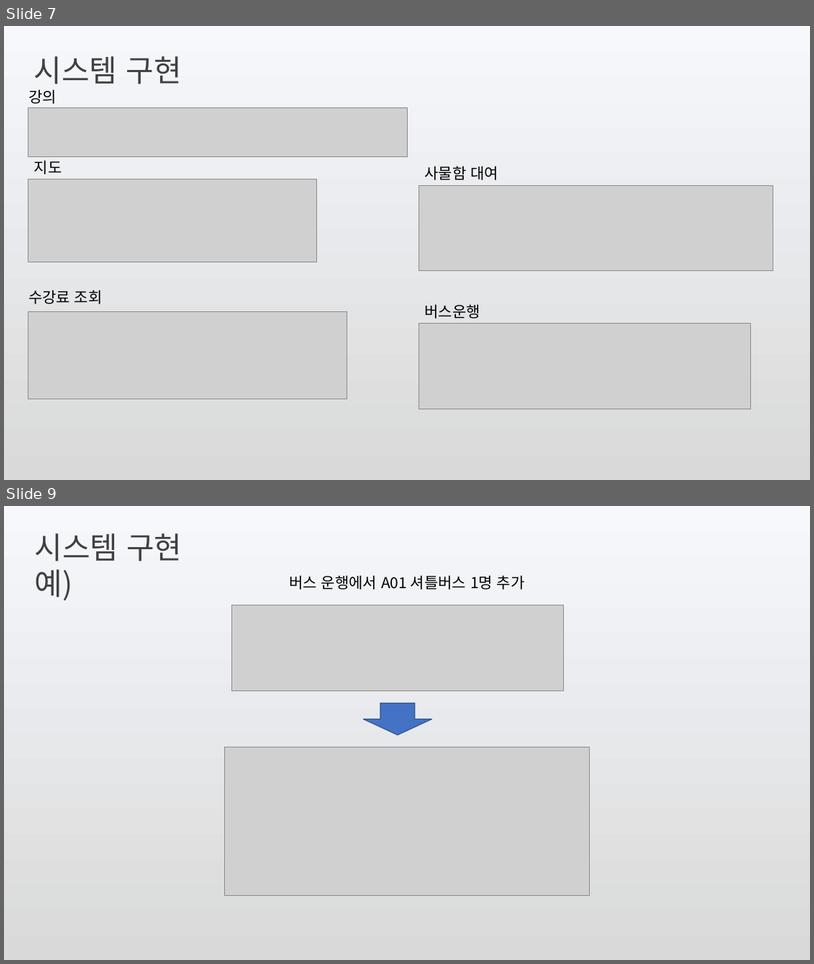
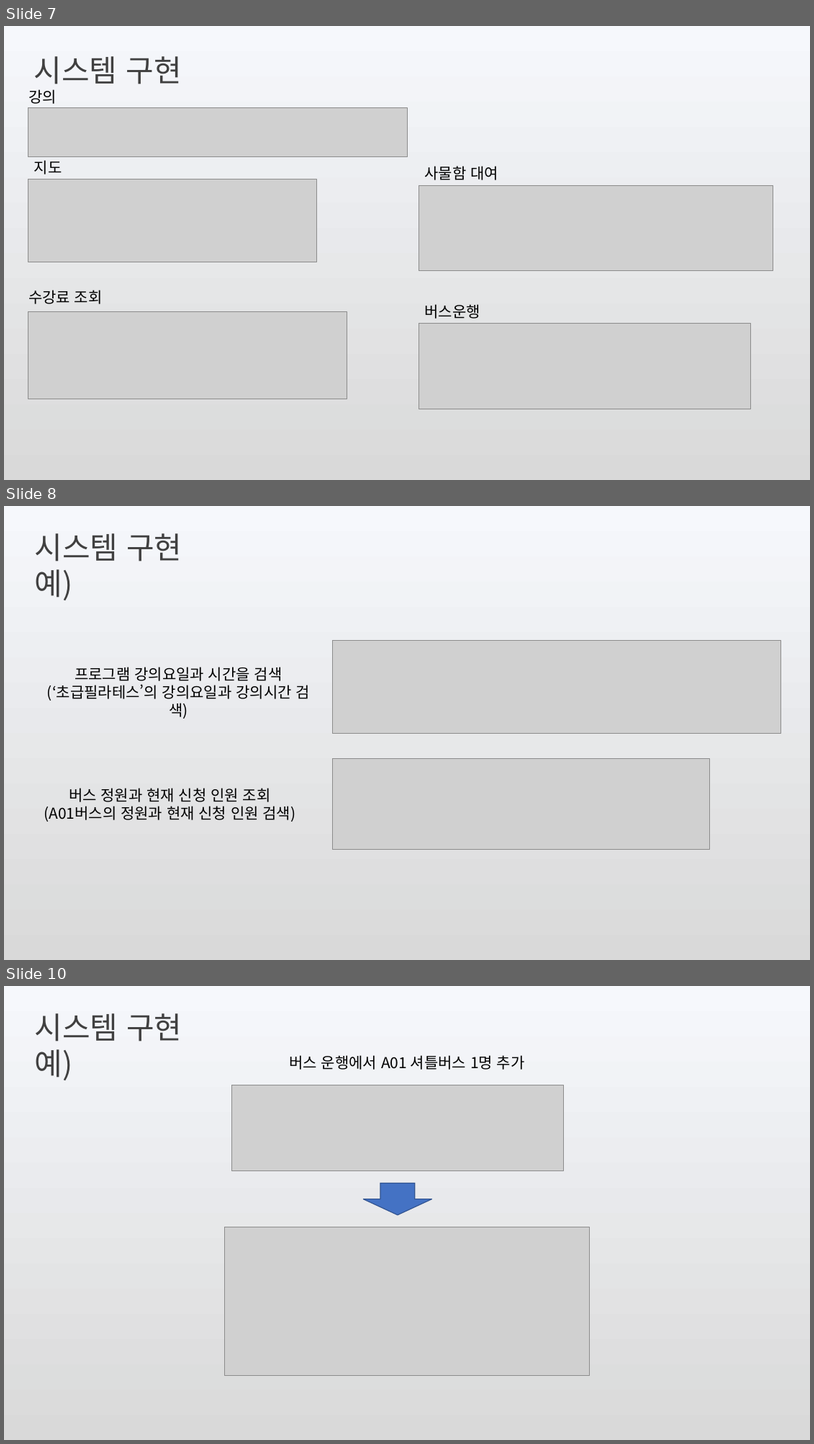
Before and after one commit to eugyeong/db202002, a slide deck: 텀프로젝트/텀프로젝트_최종/텀프로젝트_발표_2017112085_이유경.pptx. Shown one above the other, each under a label of ours: slides 7 and 9 before the commit, slides 7, 8 and 10 after it; the slides between them are not shown. The pictures are 814x964 and 814x1444 pixels, drawn with LibreOffice and Linux fonts; fonts in the diff are those of the drawing; grey boxes stand for pictures. Boxes give left, top, right and bottom in pixels: in the first picture for what was removed or moved away, otherwise in the second. Text is boxed around its words. In the diff, an @@ line names an element or a change of style, - is before the commit and + after.

```diff
--- a/텀프로젝트/텀프로젝트_최종/텀프로젝트_발표_2017112085_이유경.pptx
+++ b/텀프로젝트/텀프로젝트_최종/텀프로젝트_발표_2017112085_이유경.pptx
@@ slide 8 added at bbox=[4, 506, 810, 960], background gradient #F6F8FC to #D9D9D9 @@
@@ text added at bbox=[34, 533, 182, 600], 36 pt, text #404040 @@
+시스템 구현
+예)
@@ picture added at bbox=[332, 641, 782, 733] @@
@@ text added at bbox=[47, 667, 310, 700], 18 pt, text #000000 @@
+프로그램 강의요일과 시간을 검색
+(‘초급필라테스’의 강의요일과 강의시간 검색)
@@ picture added at bbox=[332, 758, 710, 849] @@
@@ text added at bbox=[44, 788, 296, 821], 18 pt, text #000000 @@
+버스 정원과 현재 신청 인원 조회
+(A01버스의 정원과 현재 신청 인원 검색)
@@ what was slide 9 is now slide 10 @@
```
Also in this commit, not shown: 3 slides changed.
